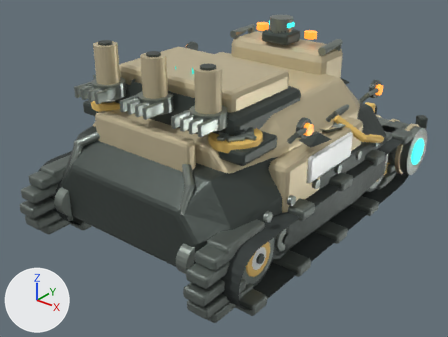
Two versions of the Blender file assets/models/source/harvester.blend, one commit apart.
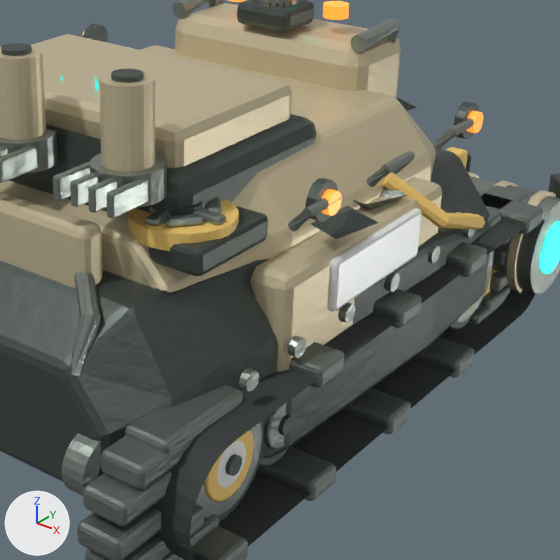
Each version is shown whole from a 50 mm camera at (3.55, -4.57, 3.38) aimed at (-0.01, -0.11, 0.62), then close up on the part from 32% to 94% of the width and 9% to 91% of the height. The axes (+X, +Y, +Z) are drawn at lower left. The lights are the same throughout. The first two pictures are the older version.

Objects in the first close-up: 'Animated R sprocket.001', 'DamageLight_Shadow', 'LoadingDoor_Steel', 'Rear unloading hatch armored leaf', 'Static_Armor', 'Static_Hazard', 'Static_Rubber', 'Static_Shadow', 'Static_Steel', 'Static_Track', 'TeamColor', 'Transverse rotary cutter drum' and 10 more.
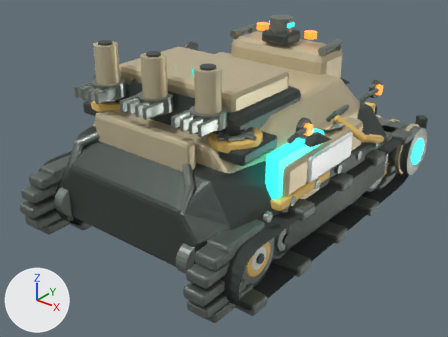
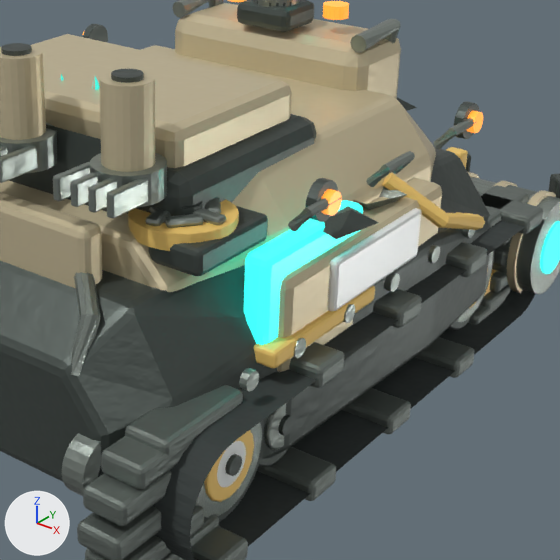
Edits to the bpy script that builds the scene:
```text
Add me_solarit_side_discharge_chute_rim___mesh:
    me_solarit_side_discharge_chute_rim___mesh.from_pydata(...)  # a box spanning x 0.07..0.23, y -0.4..0.4, z -0.22..-0.14
    me_solarit_side_discharge_chute_rim___mesh.materials.append(mat_08___black_yellow_safety_enamel)
Add me_solarit_side_discharge_armored_flap___mesh:
    me_solarit_side_discharge_armored_flap___mesh.from_pydata(...)  # a box spanning x 0.04..0.16, y -0.38..0.38, z -0.24..0.24
    me_solarit_side_discharge_armored_flap___mesh.materials.append(mat_06___solarit_conduits)  # cyan #35eddd, glowing cyan #35eddd
Add ob_solarit_side_discharge_chute_rim:
    ob_solarit_side_discharge_chute_rim = bpy.data.objects.new('Solarit side discharge chute rim', me_solarit_side_discharge_chute_rim___mesh)
    ob_solarit_side_discharge_chute_rim.parent = ob_sideunloadchute
    ob_solarit_side_discharge_chute_rim.location = (0.0, 0.0, 0.0)
    _m = ob_solarit_side_discharge_chute_rim.modifiers.new('Fine machined edge radii', 'BEVEL')
    _m.width = 0.018
    _m.width_pct = 0.018
    _m.segments = 2
Add ob_sideunloadchute:
    ob_sideunloadchute = bpy.data.objects.new('SideUnloadChute', None)
    ob_sideunloadchute.parent = ob_solarit_harvester_h09_skimmer
    ob_sideunloadchute.location = (0.94, -0.46, 1.08)
Add ob_solarit_side_discharge_armored_flap:
    ob_solarit_side_discharge_armored_flap = bpy.data.objects.new('Solarit side discharge armored flap', me_solarit_side_discharge_armored_flap___mesh)
    ob_solarit_side_discharge_armored_flap.parent = ob_sideunloadchute
    ob_solarit_side_discharge_armored_flap.location = (0.0, 0.0, 0.0)
    _m = ob_solarit_side_discharge_armored_flap.modifiers.new('Fine machined edge radii', 'BEVEL')
    _m.width = 0.035
    _m.width_pct = 0.035
    _m.segments = 2
```

Where the change shows, as pixel boxes (x1, y1, x2, y2) in the close-ups (560 x 560 px):
'Solarit side discharge armored flap', added (cyan): after (244, 200, 363, 345)
'Solarit side discharge chute rim', added: after (254, 286, 375, 368)
